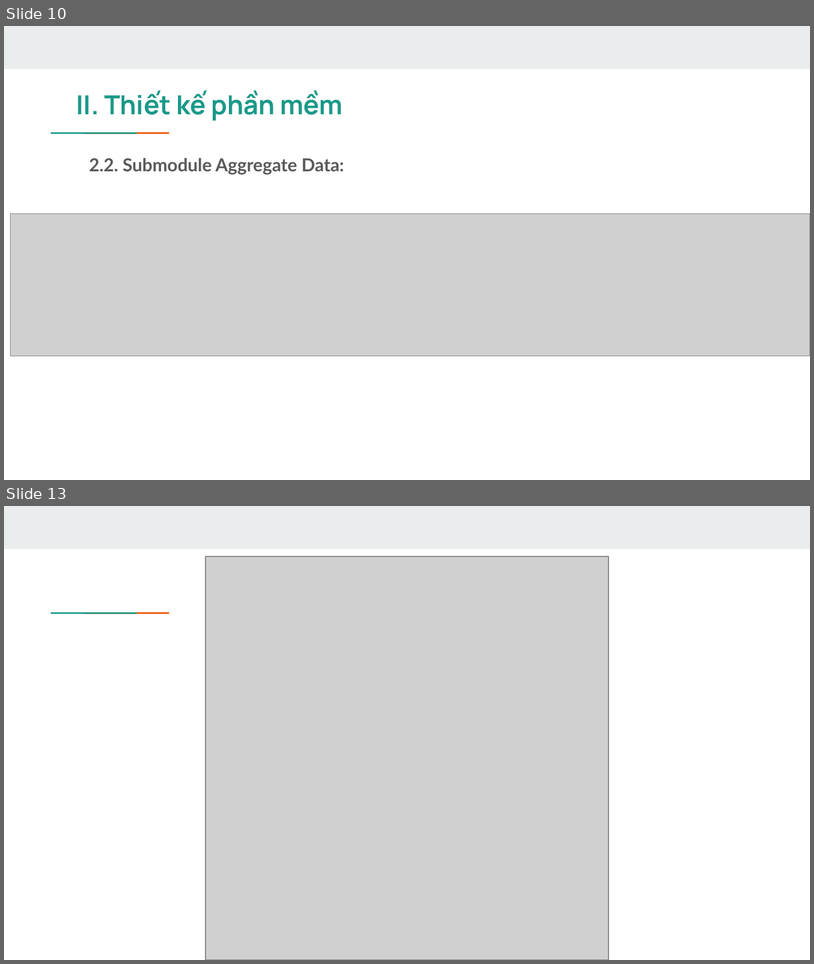
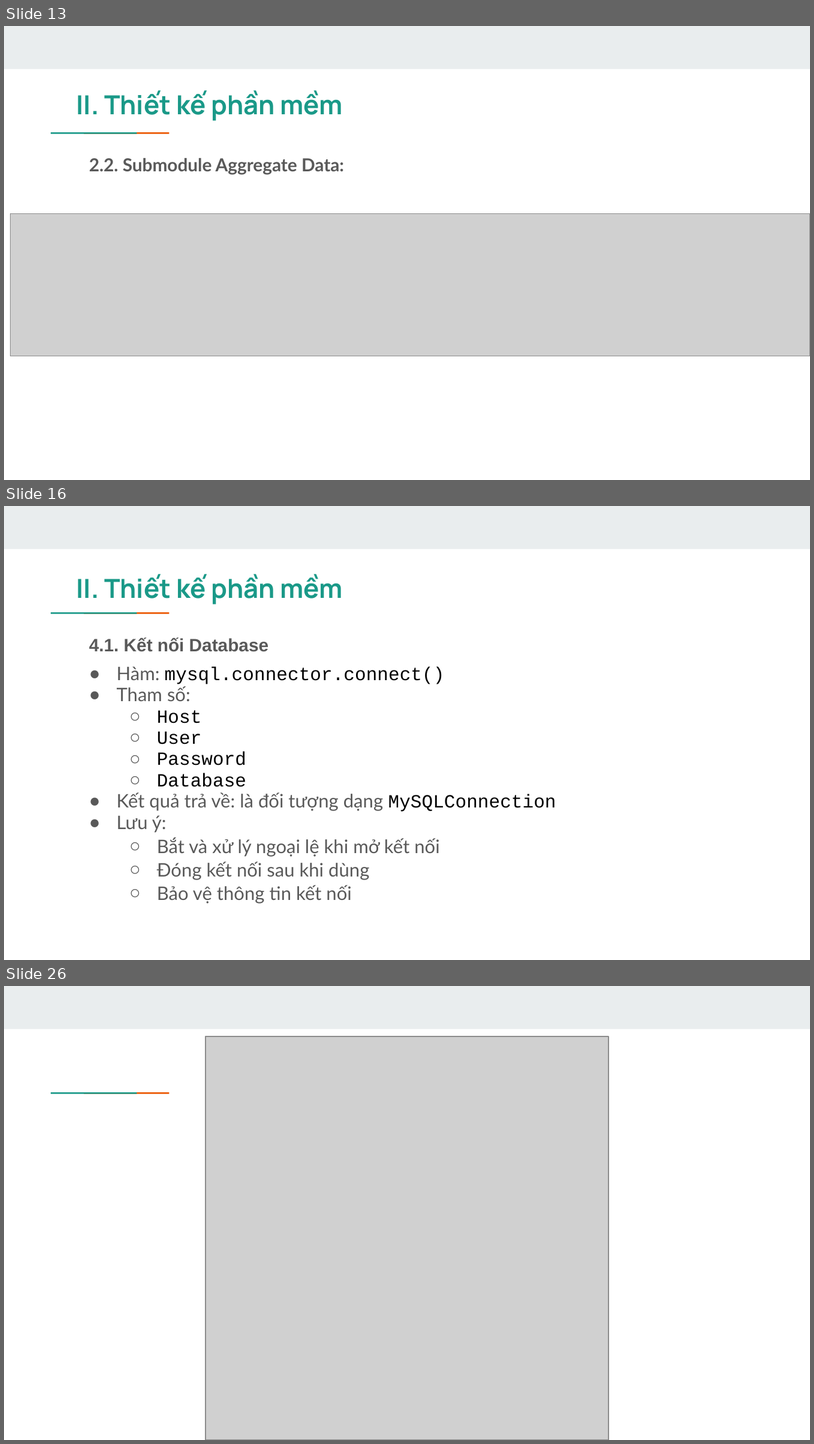
Before and after one commit to hungvm2/retail_store_analytics, a slide deck: Presentation slide.pptx. Shown one above the other, each under a label of ours: slides 10 and 13 before the commit, slides 13, 16 and 26 after it; the slides between them are not shown. The pictures are 814x964 and 814x1444 pixels, drawn with LibreOffice and Linux fonts; fonts in the diff are those of the drawing; grey boxes stand for pictures. Boxes give left, top, right and bottom in pixels: in the first picture for what was removed or moved away, otherwise in the second. Text is boxed around its words. In the diff, an @@ line names an element or a change of style, - is before the commit and + after.

```diff
--- a/Presentation slide.pptx
+++ b/Presentation slide.pptx
@@ slide 16 added at bbox=[4, 506, 810, 960], background #FFFFFF; not listed: 3 template elements that a slide beside it also shows @@
@@ title added at bbox=[77, 574, 343, 604], 23.4 pt, text #1A9988, bold @@
+II. Thiết kế phần mềm
@@ text added at bbox=[89, 637, 269, 652], 16 pt, text #595959, bold @@
+4.1. Kết nối Database
@@ text added at bbox=[117, 666, 557, 903], 16.6 pt, text #595959 @@
+● Hàm: mysql.connector.connect()
+● Tham số:
+  ○ Host
+  ○ User
+  ○ Password
+  ○ Database
+  ● Kết quả trả về: là đối tượng dạng MySQLConnection
+  ● Lưu ý:
+  ○ Bắt và xử lý ngoại lệ khi mở kết nối
+  ○ Đóng kết nối sau khi dùng
+  ○ Bảo vệ thông tin kết nối
@@ what was slide 10 is now slide 13 @@
@@ what was slide 13 is now slide 26 @@
```
Also in this commit, not shown: 5 slides changed, 14 other slides added, 2 slides removed, 16 other files.
